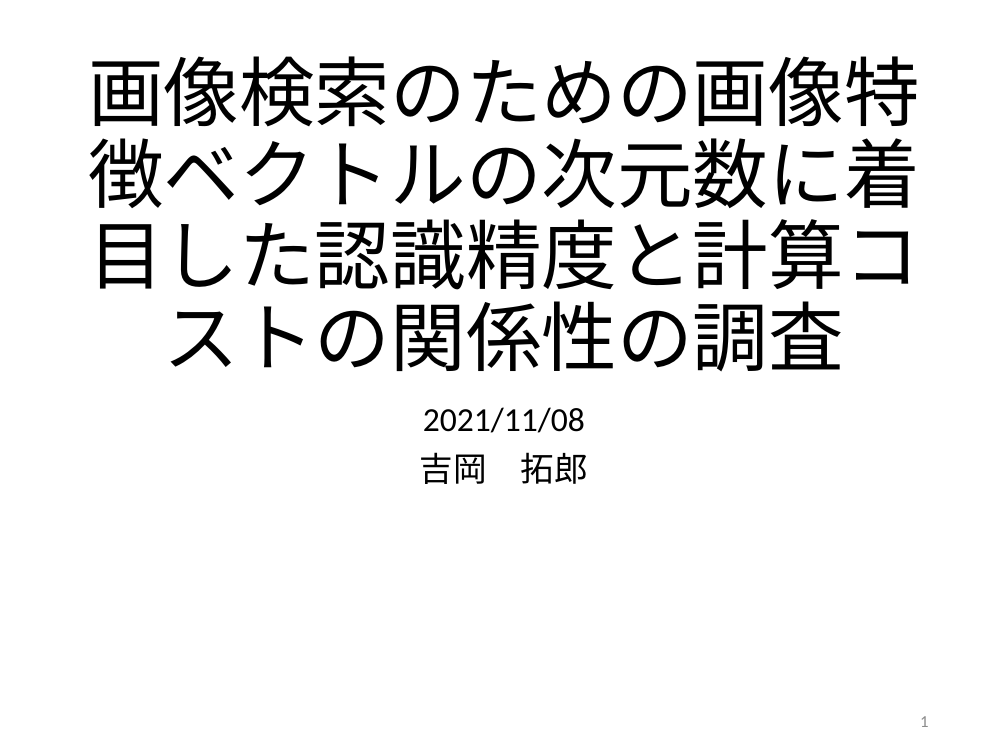
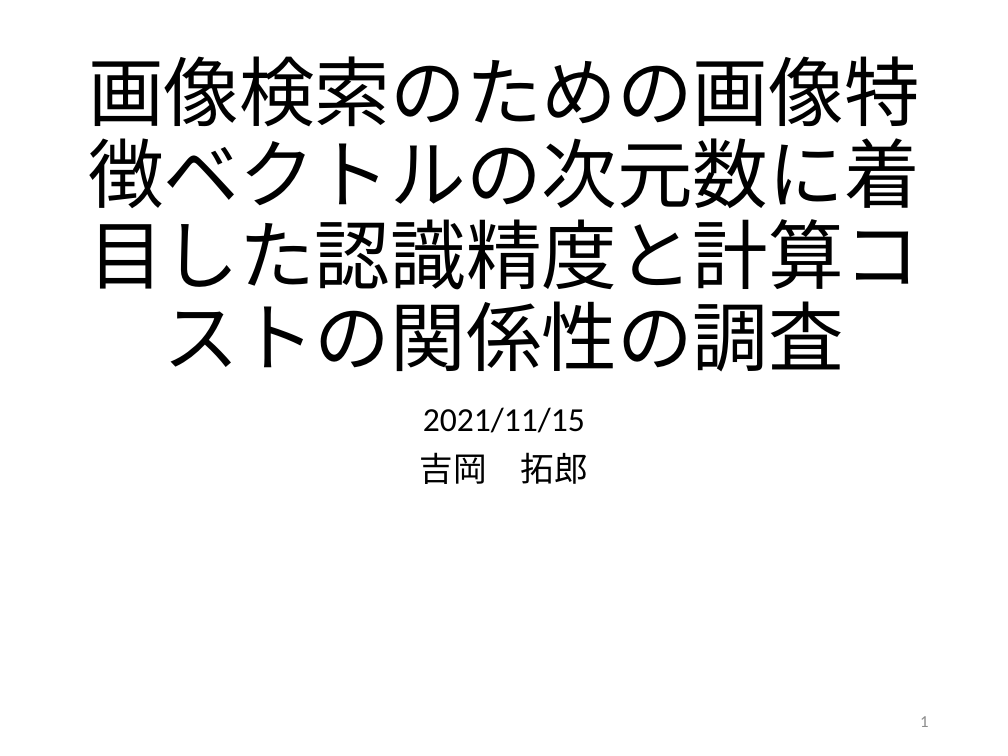
Before and after one commit to kait-takanolab/1821005-yoshioka-thesis, a slide deck: slide 1 of ゼミ発表資料/1821005_1115.pptx. Drawn at 1008x756 pixels with LibreOffice and Linux fonts; fonts in the diff are those of the drawing. Boxes give left, top, right and bottom in pixels: in the first picture for what was removed or moved away, otherwise in the second. Text is boxed around its words. In the diff, an @@ line names an element or a change of style, - is before the commit and + after.

```diff
--- a/ゼミ発表資料/1821005_1115.pptx
+++ b/ゼミ発表資料/1821005_1115.pptx
@@ subtitle at (423,407,585,433): text changed @@
-2021/11/08
+2021/11/15
```
Also in this commit, not shown: 1 slide added.
